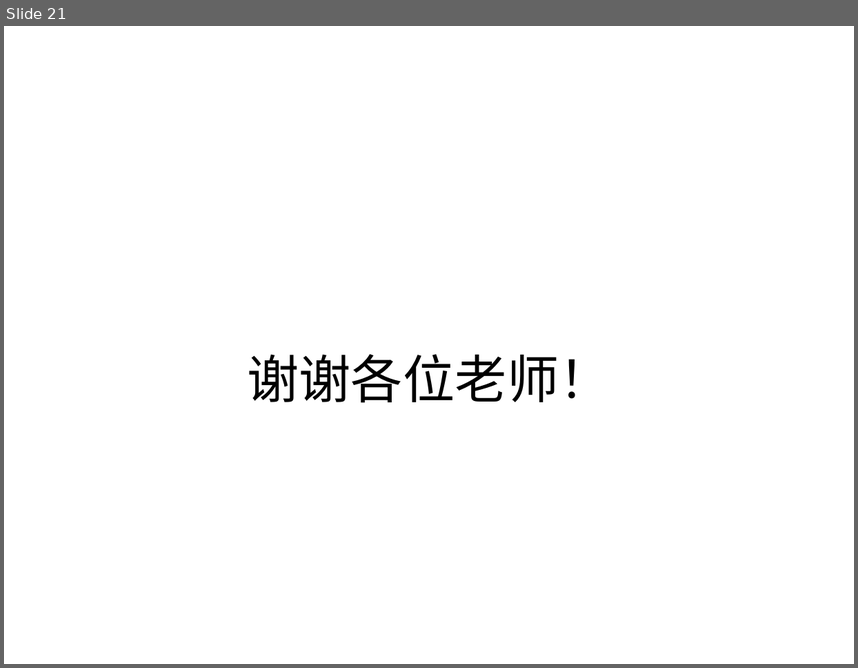
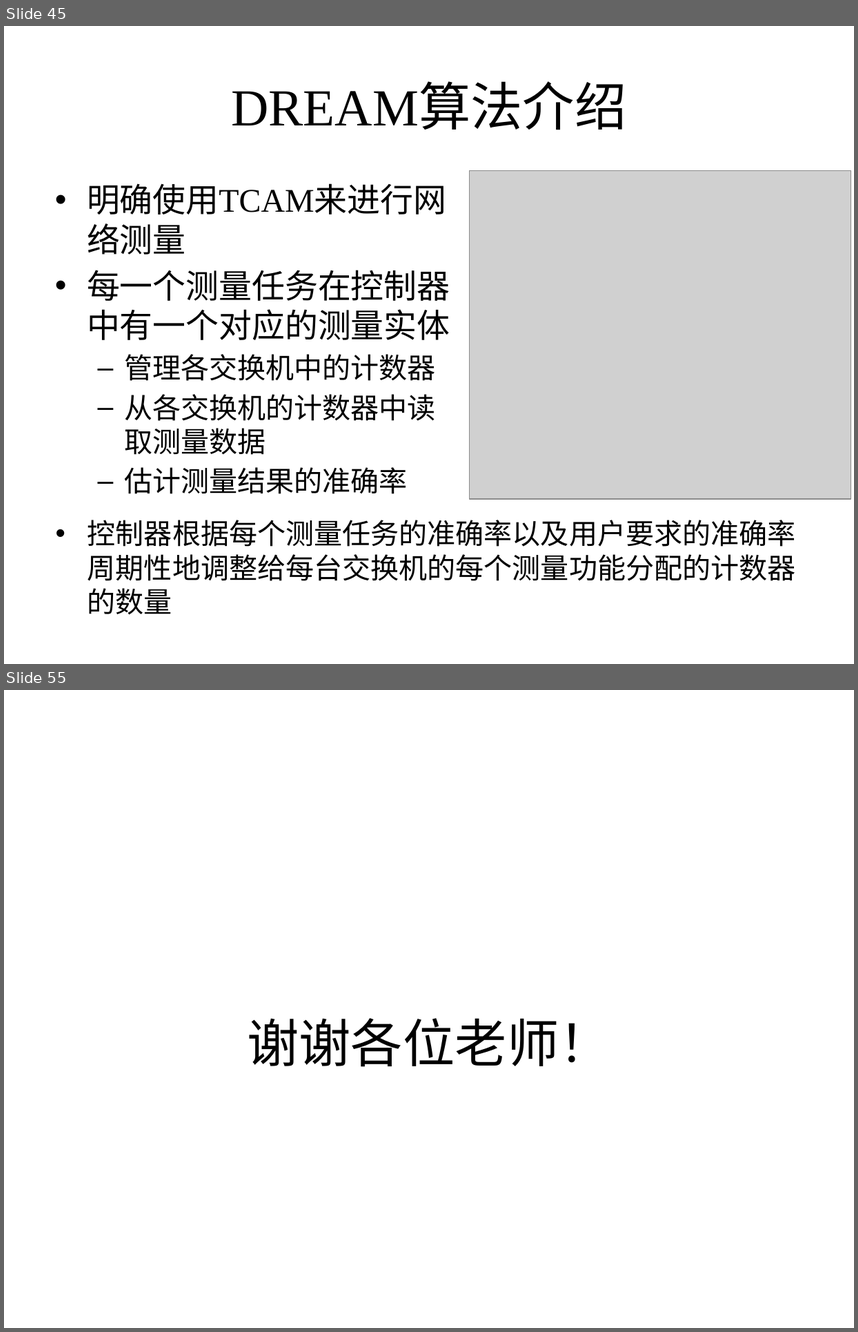
Before and after one commit to xinshengzzy/thesis_proposal, a slide deck: 赵宗义-博士生开题报告-2018年秋.pptx. Shown one above the other, each under a label of ours: slide 21 before the commit, slides 45 and 55 after it; the slides between them are not shown. The pictures are 858x668 and 858x1332 pixels, drawn with LibreOffice and Linux fonts; fonts in the diff are those of the drawing; grey boxes stand for pictures. Boxes give left, top, right and bottom in pixels: in the first picture for what was removed or moved away, otherwise in the second. Text is boxed around its words. In the diff, an @@ line names an element or a change of style, - is before the commit and + after.

```diff
--- a/赵宗义-博士生开题报告-2018年秋.pptx
+++ b/赵宗义-博士生开题报告-2018年秋.pptx
@@ slide 45 added at (4,26,854,664), background #FFFFFF @@
@@ title added at (231,85,626,130), 44 pt, text #000000 @@
+DREAM算法介绍
@@ picture added at (469,170,851,499) @@
@@ text added at (87,183,450,494), 28 pt, text #000000 @@
+• 明确使用TCAM来进行网络测量
+• 每一个测量任务在控制器中有一个对应的测量实体
+  – 管理各交换机中的计数器
+  – 从各交换机的计数器中读取测量数据
+  – 估计测量结果的准确率
@@ text added at (87,519,796,615), 24 pt, text #000000 @@
+• 控制器根据每个测量任务的准确率以及用户要求的准确率周期性地调整给每台交换机的每个测量功能分配的计数器的数量
@@ what was slide 21 is now slide 55 @@
```
Also in this commit, not shown: 8 slides changed, 41 other slides added, 13 slides removed, 18 other files.
